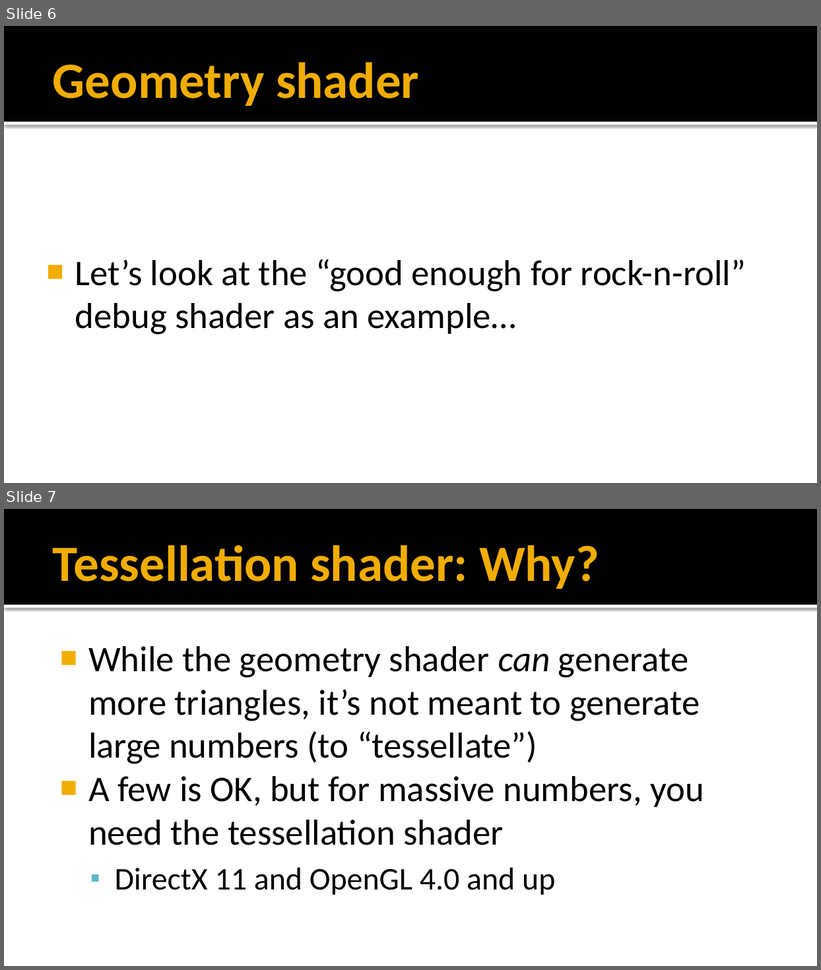
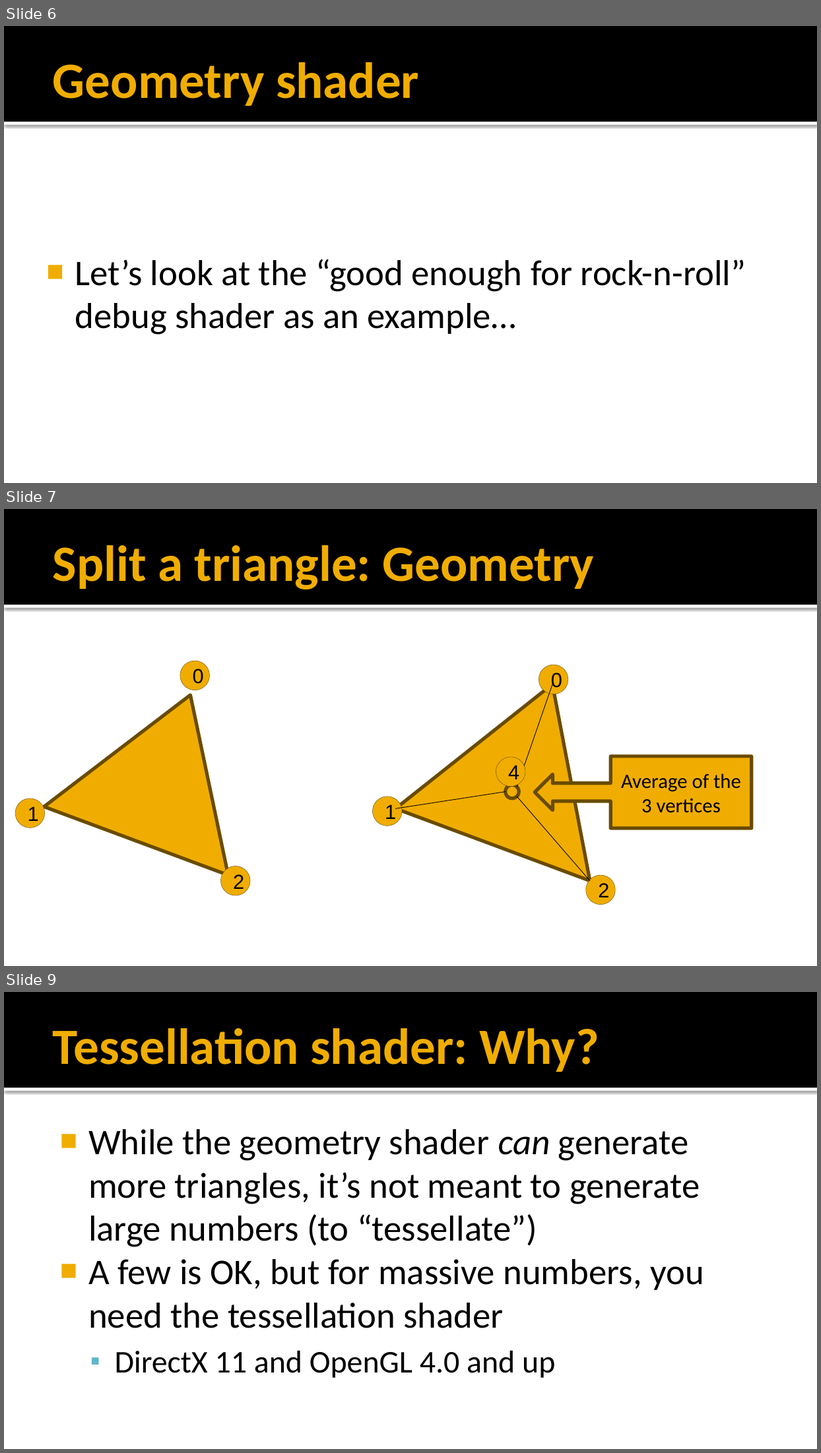
Before and after one commit to FeeneyCodes/GDP202425, a slide deck: 6020_Graph_2_(2025)/Day2Day/Week_10_Geometry_Tessellation/6020_W10_Geometry_Tessellation.pptx. Shown one above the other, each under a label of ours: slides 6 and 7 before the commit, slides 6, 7 and 9 after it; the slides between them are not shown. The pictures are 821x970 and 821x1453 pixels, drawn with LibreOffice and Linux fonts; fonts in the diff are those of the drawing. Boxes give left, top, right and bottom in pixels: in the first picture for what was removed or moved away, otherwise in the second. Text is boxed around its words. In the diff, an @@ line names an element or a change of style, - is before the commit and + after.

Commit message:
Geometry shader that splits 1 triangle into 3

```diff
--- a/6020_Graph_2_(2025)/Day2Day/Week_10_Geometry_Tessellation/6020_W10_Geometry_Tessellation.pptx
+++ b/6020_Graph_2_(2025)/Day2Day/Week_10_Geometry_Tessellation/6020_W10_Geometry_Tessellation.pptx
@@ slide 7 added at (x1=4, y1=509, x2=817, y2=966), background #FFFFFF; not listed: 2 template elements that a slide beside it also shows @@
@@ title added at (x1=53, y1=545, x2=595, y2=590), 45 pt, text #F0AD00, bold @@
+Split a triangle: Geometry
@@ triangle added at (x1=44, y1=661, x2=283, y2=876), fill #F0AD00, outline #694C00 3 pt @@
@@ ellipse added at (x1=180, y1=661, x2=210, y2=691), fill #F0AD00, outline #694C00 0.25 pt, 18 pt, text #000000 @@
+0
@@ triangle added at (x1=395, y1=648, x2=649, y2=881), fill #F0AD00, outline #694C00 3 pt @@
@@ ellipse added at (x1=539, y1=665, x2=568, y2=694), fill #F0AD00, outline #694C00 0.25 pt, 18 pt, text #000000 @@
+0
@@ line added from (553, 685) to (517, 787), #000000 0.5 pt @@
@@ ellipse added at (x1=496, y1=757, x2=525, y2=786), fill #F0AD00, outline #694C00 0.25 pt, 18 pt, text #000000 @@
+4
@@ left arrow callout added at (x1=535, y1=757, x2=752, y2=828), fill #F0AD00, outline #694C00 3 pt, 18 pt, text #000000 @@
+Average of the 3 vertices
@@ ellipse added at (x1=506, y1=786, x2=519, y2=799), fill #F0AD00, outline #694C00 3 pt @@
@@ ellipse added at (x1=15, y1=799, x2=45, y2=828), fill #F0AD00, outline #694C00 0.25 pt, 18 pt, text #000000 @@
+1
@@ ellipse added at (x1=372, y1=797, x2=401, y2=826), fill #F0AD00, outline #694C00 0.25 pt, 18 pt, text #000000 @@
+1
@@ line added from (396, 809) to (506, 792), #000000 0.5 pt @@
@@ line added from (517, 797) to (590, 881), #000000 0.5 pt @@
@@ ellipse added at (x1=221, y1=867, x2=250, y2=896), fill #F0AD00, outline #694C00 0.25 pt, 18 pt, text #000000 @@
+2
@@ ellipse added at (x1=586, y1=876, x2=615, y2=905), fill #F0AD00, outline #694C00 0.25 pt, 18 pt, text #000000 @@
+2
@@ what was slide 7 is now slide 9 @@
```
Also in this commit, not shown: 2 slides changed, 1 other slide added, 12 other files.
